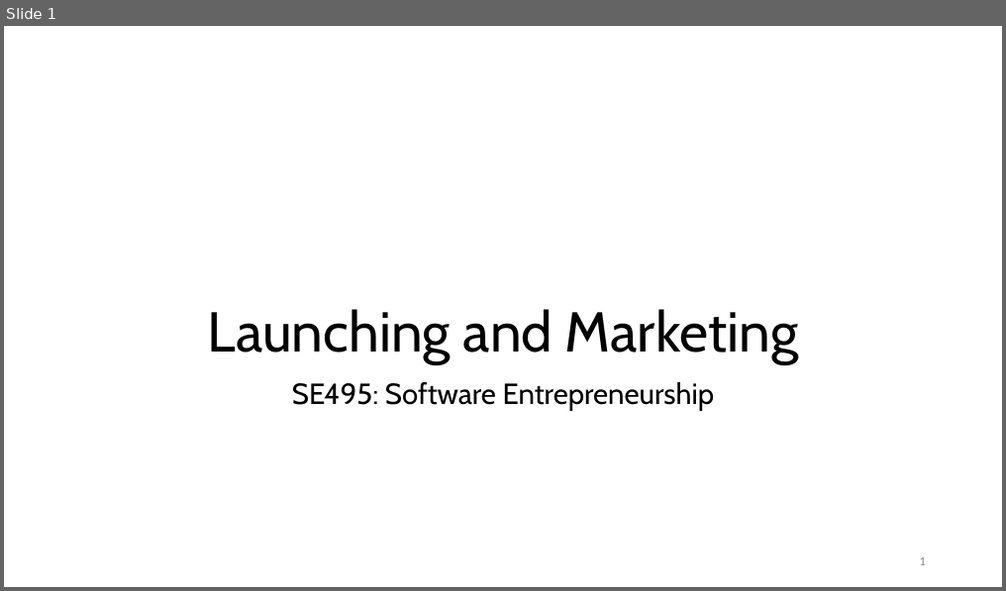
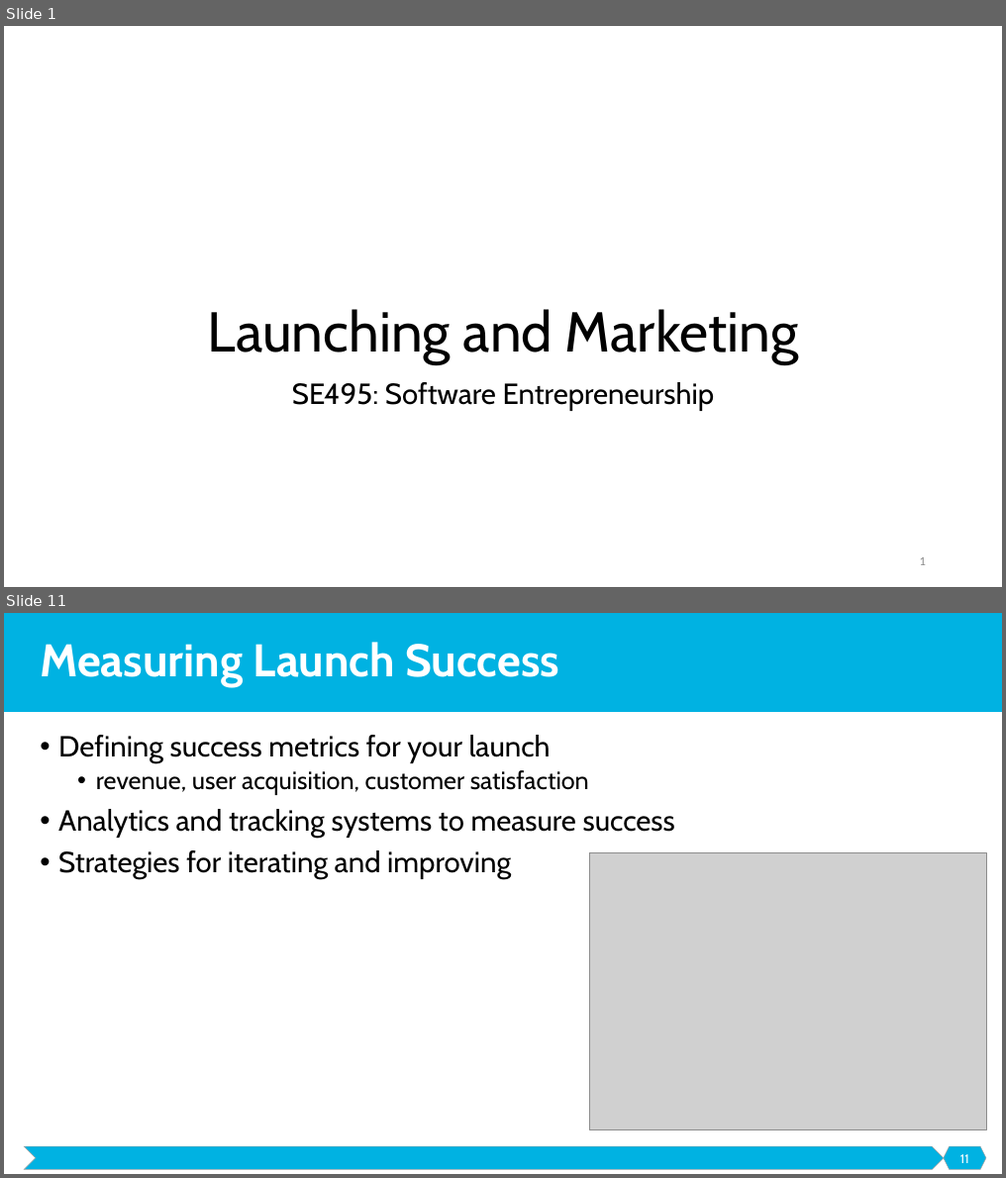
Before and after one commit to malenezi/malenezi, a slide deck: SE495/Lectures/6-Launching and Marketing/Launching and Marketing.pptx. Shown one above the other, each under a label of ours: slide 1 before the commit, slides 1 and 11 after it; the slides between them are not shown. The pictures are 1006x591 and 1006x1178 pixels, drawn with LibreOffice and Linux fonts; fonts in the diff are those of the drawing; grey boxes stand for pictures; background and template pictures are left out. Boxes give left, top, right and bottom in pixels: in the first picture for what was removed or moved away, otherwise in the second. Text is boxed around its words. In the diff, an @@ line names an element or a change of style, - is before the commit and + after.

```diff
--- a/SE495/Lectures/6-Launching and Marketing/Launching and Marketing.pptx
+++ b/SE495/Lectures/6-Launching and Marketing/Launching and Marketing.pptx
@@ slide 11 added at <box>4,613,1002,1174</box>, background #FFFFFF @@
@@ rectangle added at <box>4,613,1002,712</box>, fill #00B2E2 @@
@@ title added at <box>40,642,559,687</box>, 44 pt, text #FFFFFF, bold @@
+Measuring Launch Success
@@ text added at <box>58,735,675,879</box>, 28 pt, text #000000 @@
+• Defining success metrics for your launch
+  • revenue, user acquisition, customer satisfaction
+• Analytics and tracking systems to measure success
+• Strategies for iterating and improving
@@ picture added at <box>589,853,986,1131</box> @@
@@ chevron added at <box>24,1147,944,1170</box>, fill #00B2E2, outline #A5A5A5 0.5 pt @@
@@ hexagon added at <box>944,1147,986,1170</box>, fill #00B2E2, outline #A5A5A5 0.5 pt @@
@@ page number added at <box>960,1155,969,1163</box>, 12 pt, text #FFFFFF @@
+11
```
Also in this commit, not shown: 1 slide changed, 39 other slides added, 2 slides removed.
